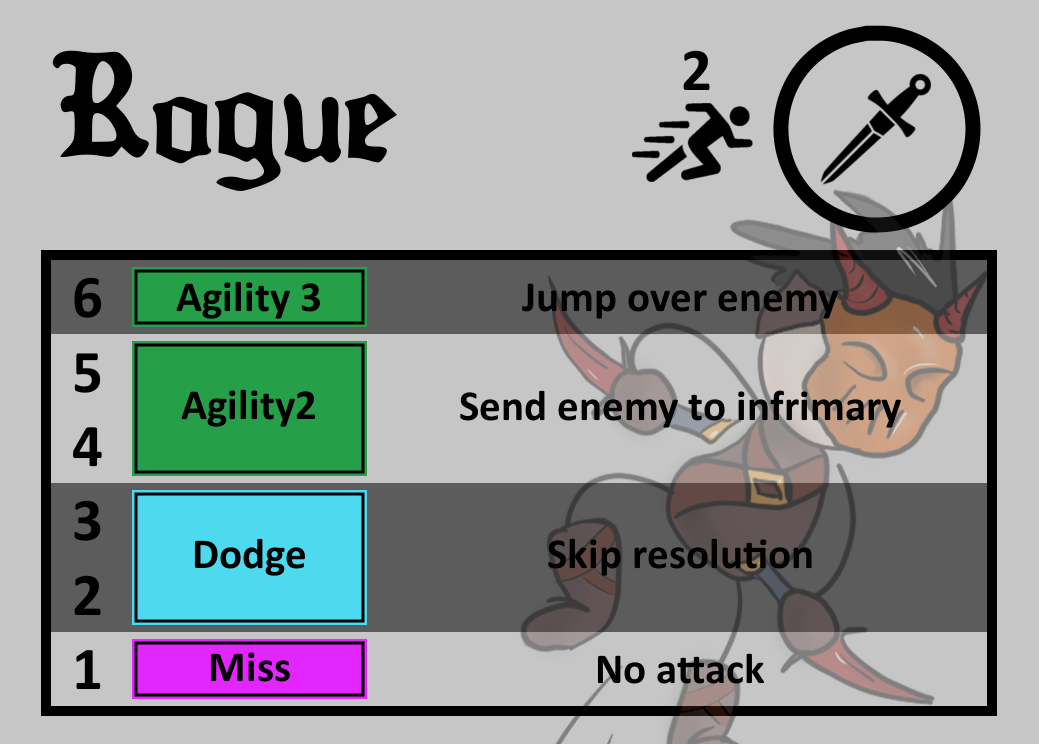
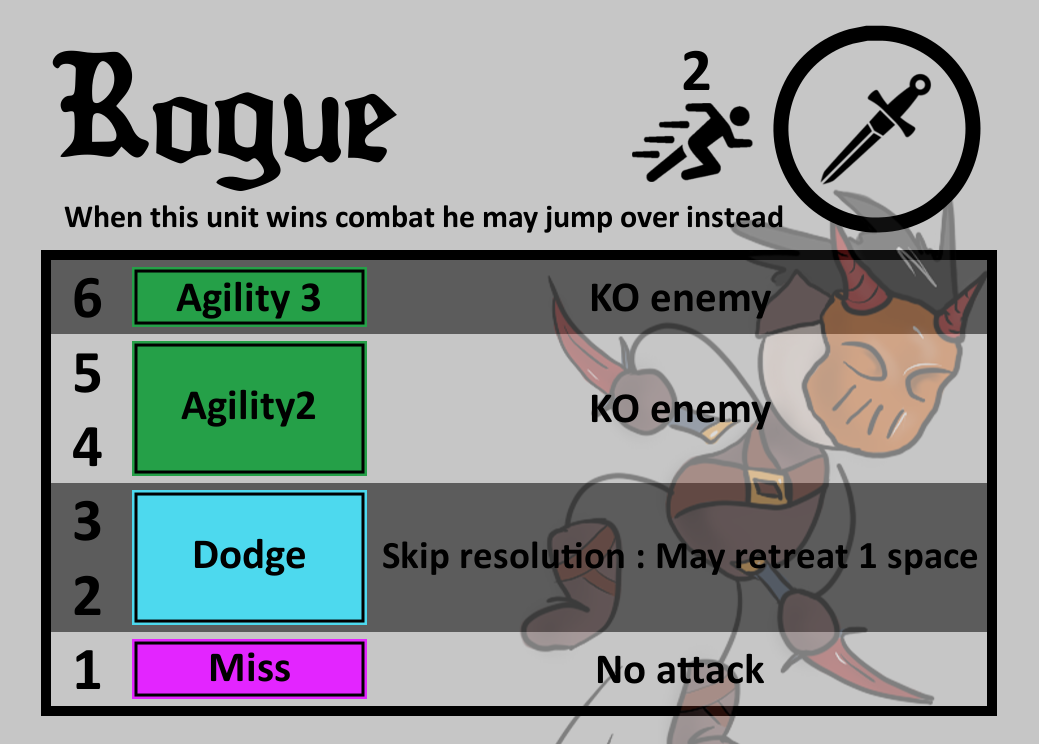
Comparing the layer stacks of the two 1039×744 images. Changes:
showed "Ability", painted on it over (x1=64, y1=205, x2=783, y2=233)
painted on "Strength #1" over (x1=522, y1=283, x2=838, y2=319)
painted on "Dodge #3" over (x1=460, y1=390, x2=901, y2=430)
painted on "Dodge" over (x1=383, y1=538, x2=978, y2=576)
